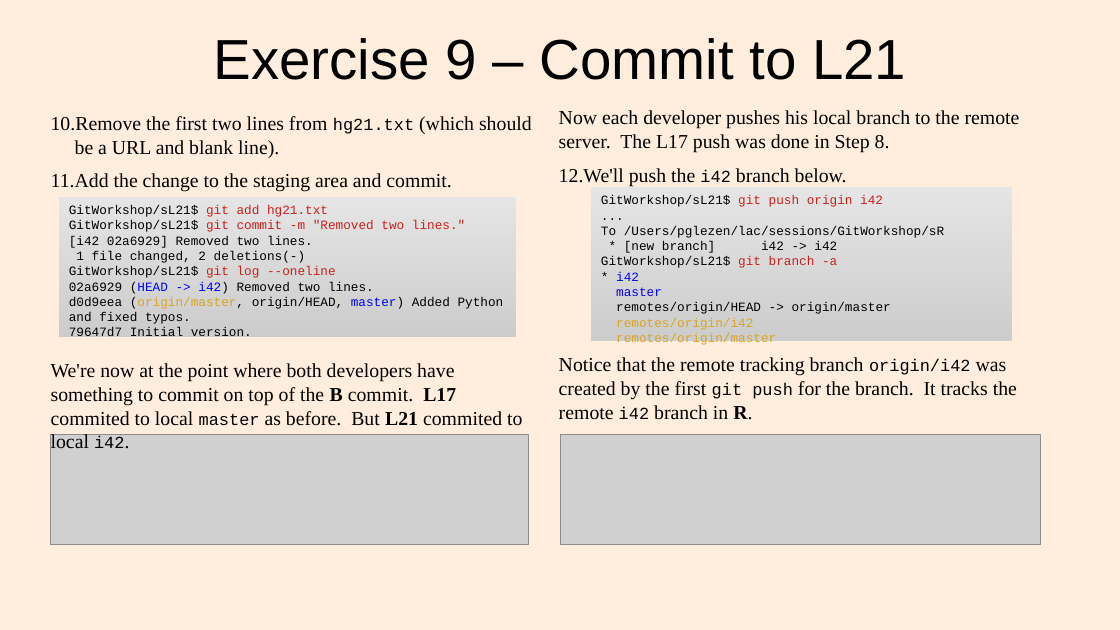
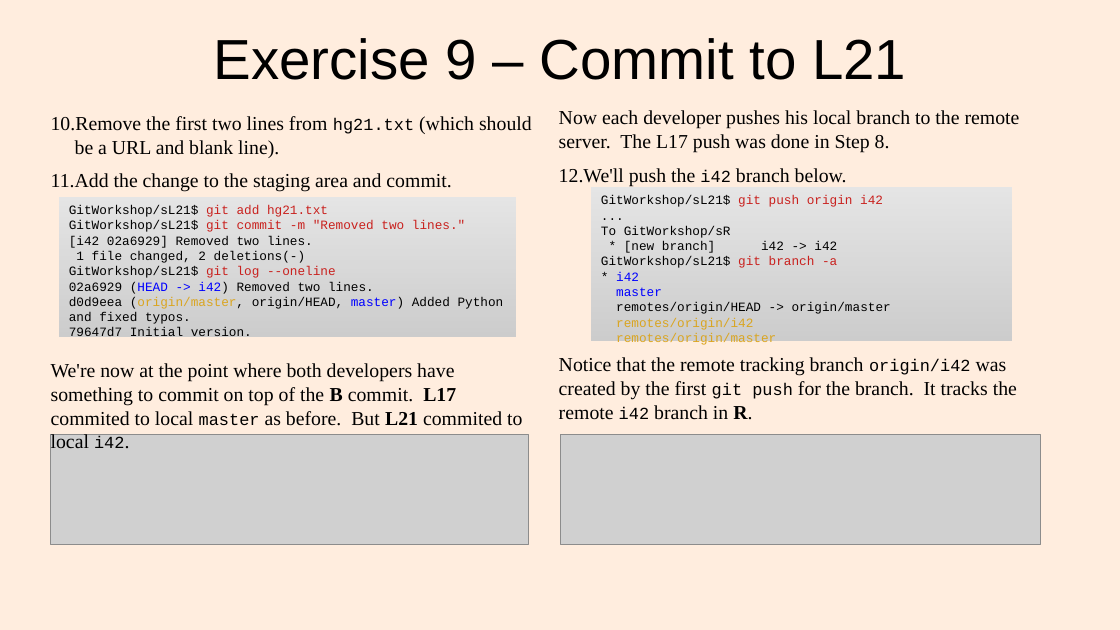
Before and after one commit to lacounty-isab/workshops, a slide deck: slide 27 of git/GitWorkshop2.odp. Drawn at 1120x630 pixels with LibreOffice and Linux fonts; fonts in the diff are those of the drawing; grey boxes stand for pictures. Boxes give left, top, right and bottom in pixels: in the first picture for what was removed or moved away, otherwise in the second. Text is boxed around its words. In the diff, an @@ line names an element or a change of style, - is before the commit and + after.

```diff
--- a/git/GitWorkshop2.odp
+++ b/git/GitWorkshop2.odp
@@ text in rectangle at [601,226,731,238]: text changed @@
-To /Users/pglezen/lac/sessions/GitWorkshop/sR
+To GitWorkshop/sR
```
Also in this commit, not shown: 3 other slides changed, 4 slides added, 7 other files.
